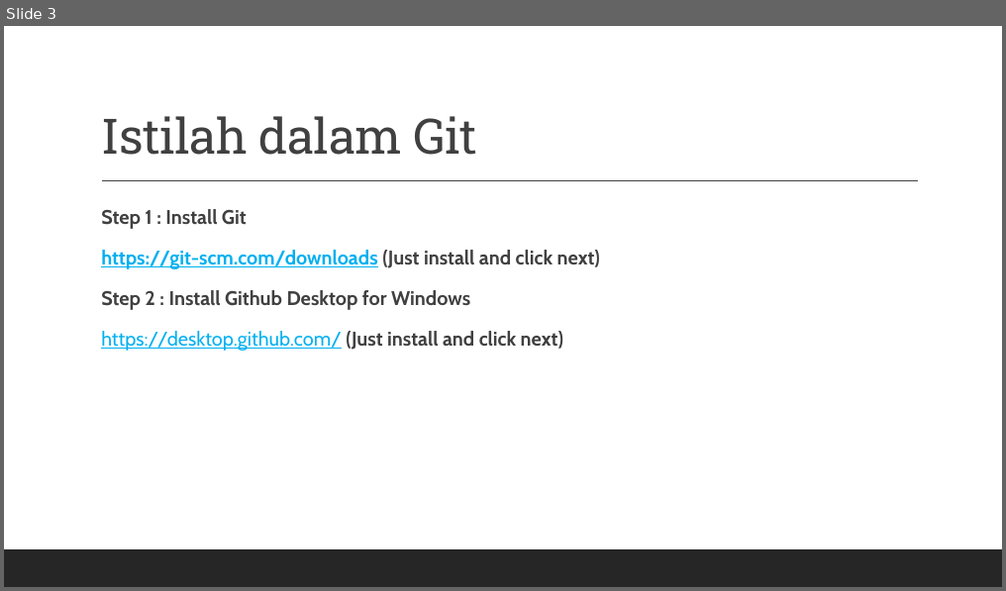
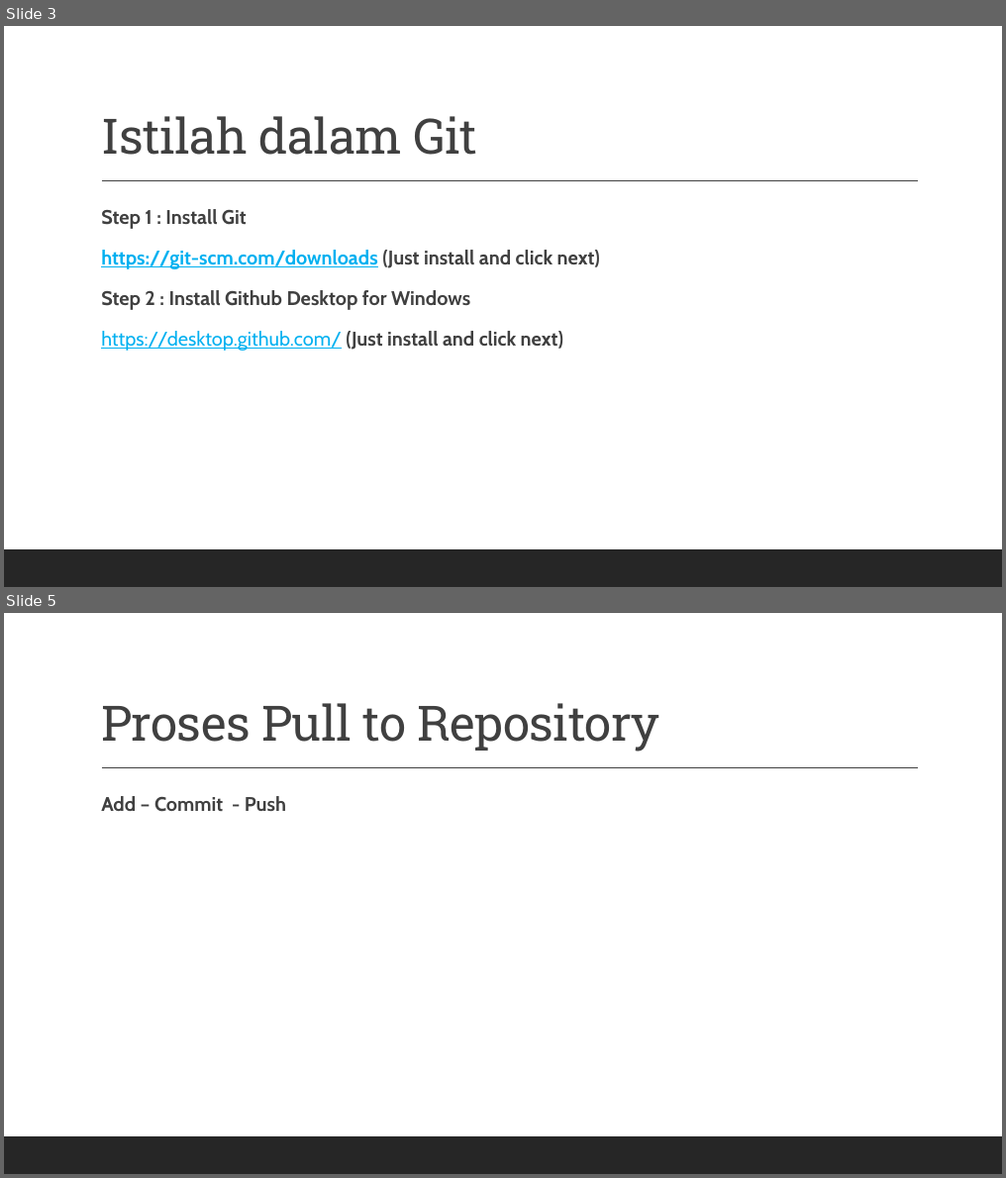
Before and after one commit to tianreformis/XI_2022-2023, a slide deck: Version Control System (VCs).pptx. Shown one above the other, each under a label of ours: slide 3 before the commit, slides 3 and 5 after it; the slides between them are not shown. The pictures are 1006x591 and 1006x1178 pixels, drawn with LibreOffice and Linux fonts; fonts in the diff are those of the drawing. Boxes give left, top, right and bottom in pixels: in the first picture for what was removed or moved away, otherwise in the second. Text is boxed around its words. In the diff, an @@ line names an element or a change of style, - is before the commit and + after.

```diff
--- a/Version Control System (VCs).pptx
+++ b/Version Control System (VCs).pptx
@@ slide 5 added at bbox=[4, 613, 1002, 1174], background #FFFFFF; not listed: 2 template elements that a slide beside it also shows @@
@@ title added at bbox=[101, 703, 659, 752], 47 pt, text #404040 @@
+Proses Pull to Repository
@@ text added at bbox=[101, 796, 286, 812], 19 pt, text #404040, bold @@
+  Add – Commit - Push
```
Also in this commit, not shown: 2 other slides added, 1 other file.
